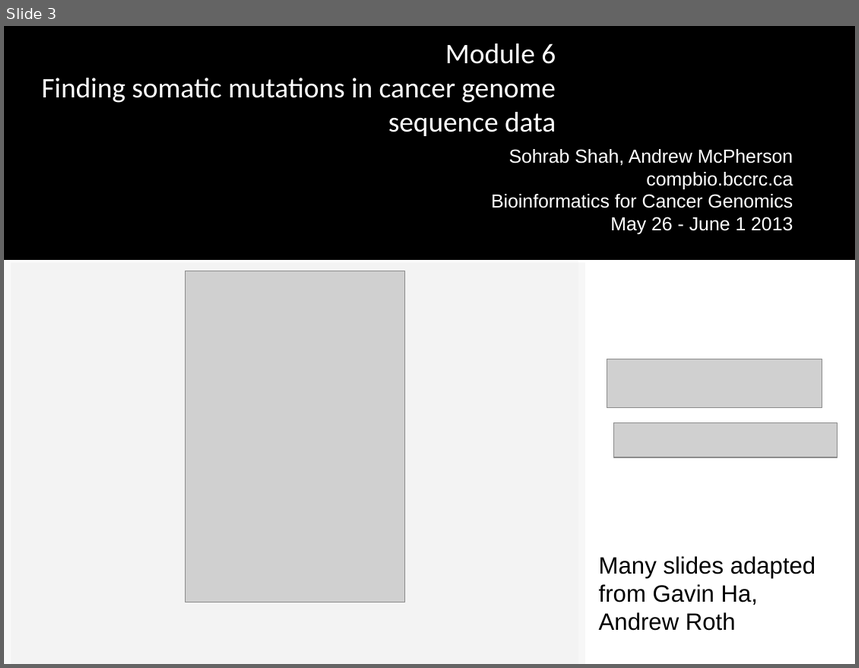
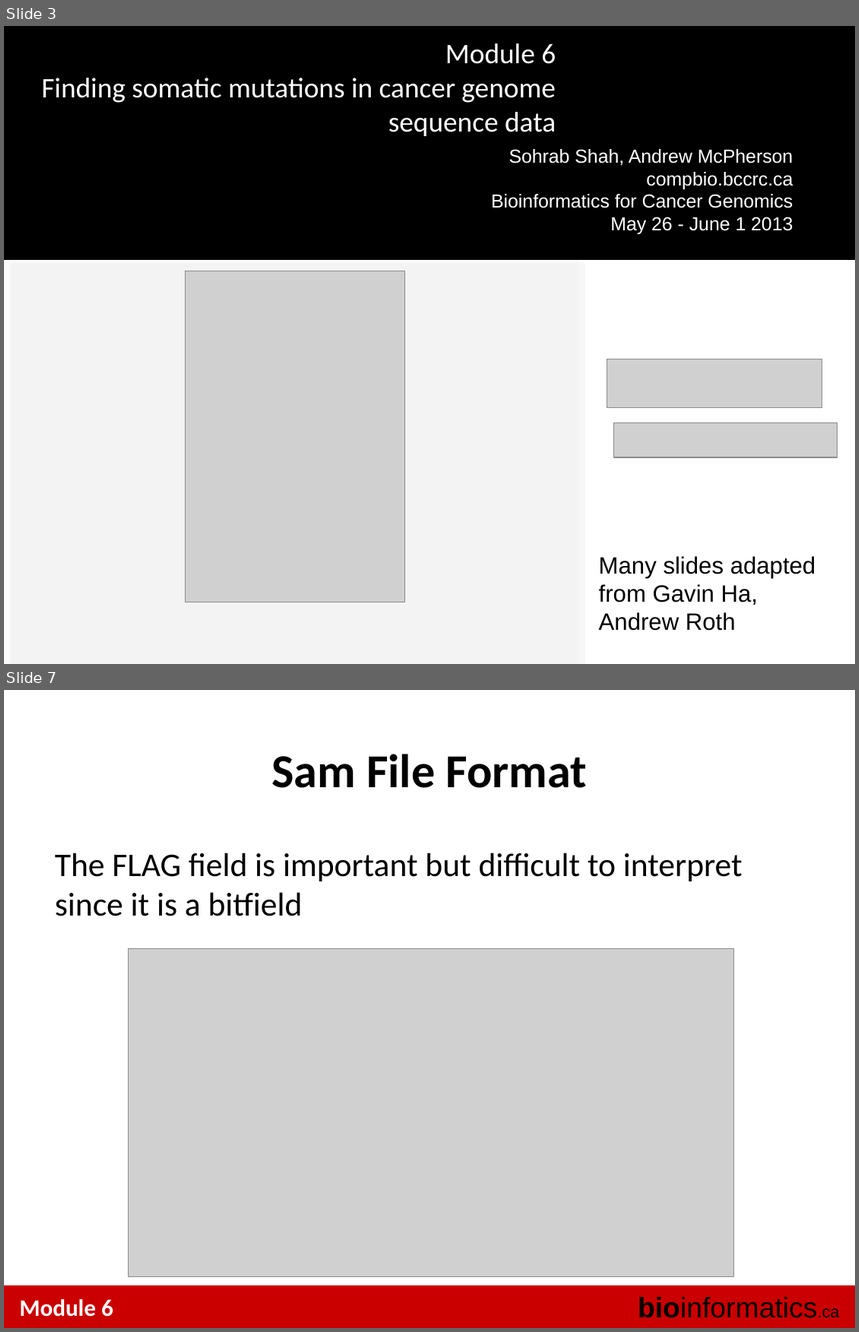
Before and after one commit to tinyheero/BICG-2016, a slide deck: snvs/content/BiCG_2012_Module6_Lab_shah.ppt. Shown one above the other, each under a label of ours: slide 3 before the commit, slides 3 and 7 after it; the slides between them are not shown. The pictures are 859x668 and 859x1332 pixels, drawn with LibreOffice and Linux fonts; fonts in the diff are those of the drawing; grey boxes stand for pictures; background and template pictures are left out. Boxes give left, top, right and bottom in pixels: in the first picture for what was removed or moved away, otherwise in the second. Text is boxed around its words. In the diff, an @@ line names an element or a change of style, - is before the commit and + after.

```diff
--- a/snvs/content/BiCG_2012_Module6_Lab_shah.ppt
+++ b/snvs/content/BiCG_2012_Module6_Lab_shah.ppt
@@ slide 7 added at [4, 690, 855, 1328], background #FFFFFF @@
@@ title added at [272, 754, 586, 788], 40 pt, text #000000, bold @@
+Sam File Format
@@ text added at [55, 853, 743, 916], 28 pt, text #000000 @@
+The FLAG field is important but difficult to interpret since it is a bitfield
@@ picture added at [129, 948, 734, 1277] @@
@@ rectangle added at [4, 1286, 855, 1328], fill #CA0000 @@
@@ text added at [19, 1300, 113, 1317], 20 pt, text #FFFFFF, bold @@
+Module 6
@@ text added at [638, 1297, 840, 1319], 24 pt, text #000000 @@
+bioinformatics.ca
```
Also in this commit, not shown: 15 slides changed, 3 other slides added, 8 slides removed.
